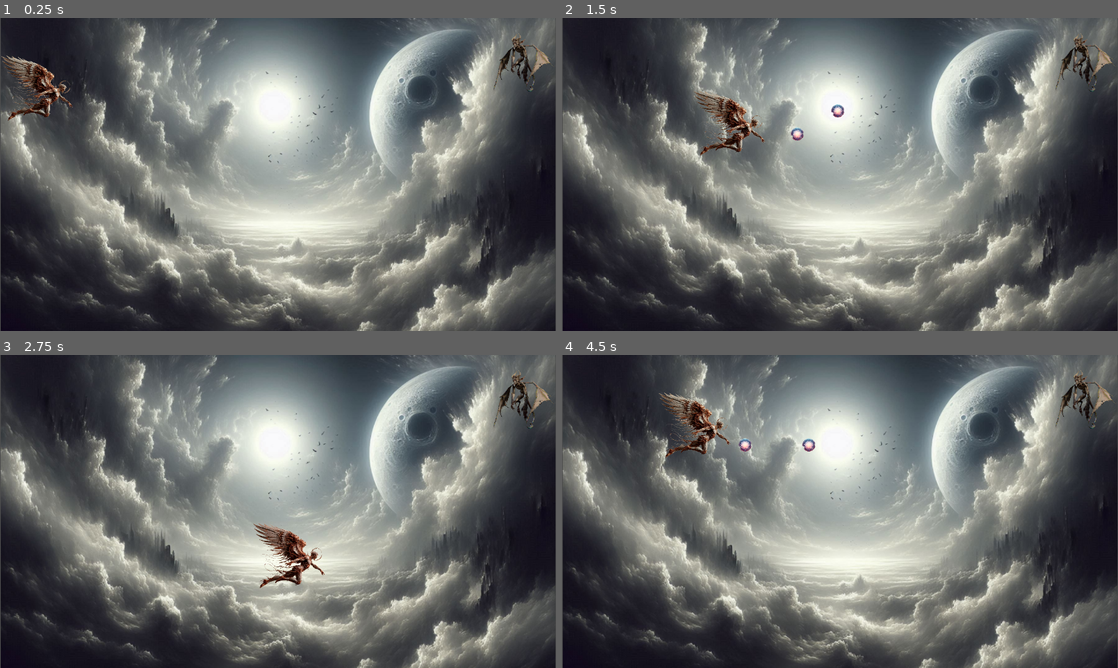
Above: before the commit, frames 1-4 (two rows, left to right).
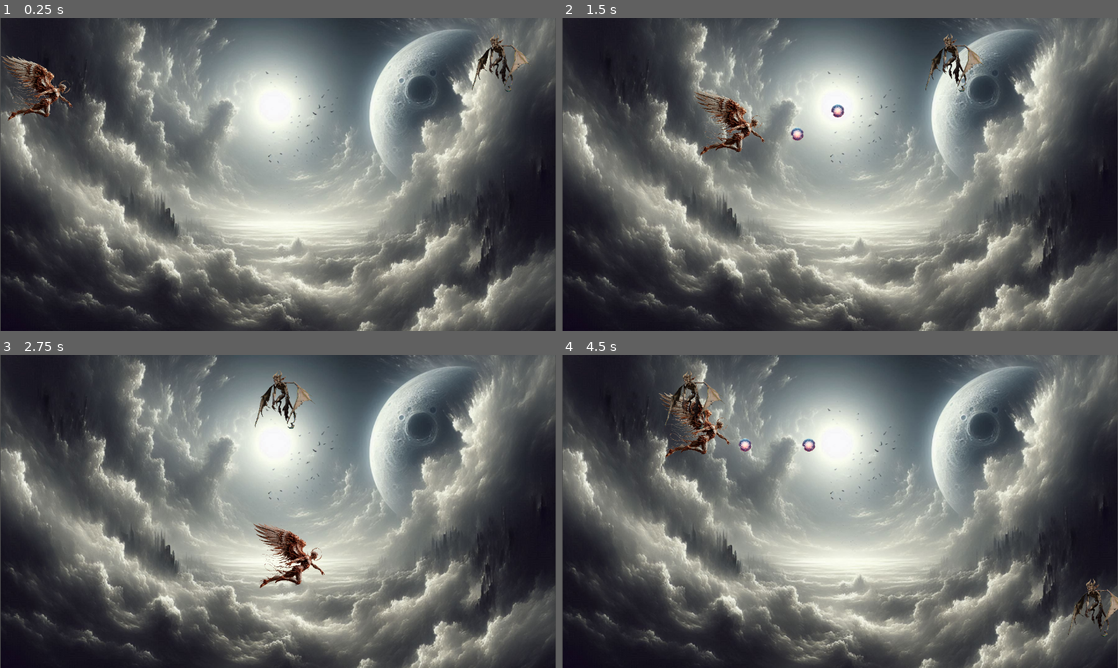
Above: after the commit, the same moments.

Repository: DanielleJeanine/Redemption_Wings
Game: Godot game, scene res://scenes/game.tscn
Two runs of this game, one before a commit and one after it. Both use one fixed random seed, a clock stepped at 60 frames per second and the inputs below.
Inputs:
- Up to frame 1 (0.25 s): no input
- Up to frame 2 (1.5 s): hold D (mv_right) 0.53-1.28 s; hold Q (at_basic) 0.53-1.28 s; hold S (mv_down) from 1.28 s (still down); tap Q (at_basic) at 1.35 s
- Up to frame 3 (2.75 s): release S (mv_down) at 2.03 s; hold D (mv_right) from 2.03 s (still down); hold Q (at_basic) from 2.03 s (still down)
- Up to frame 4 (4.5 s): release D (mv_right) at 2.78 s; release Q (at_basic) at 2.78 s; hold W (mv_up) 2.78-3.53 s; tap Q (at_basic) at 2.85, 4.35 s; hold Q (at_basic) 3.53-4.28 s; hold A (mv_left) from 3.53 s (still down)

The runs differ from the first frame. In frame 1, 0.9% of the frame differs, in the area x 84-100%, y 4-24%; in frame 2, 1.0%; in frame 3, 1.0%; in frame 4, 1.4%, in the area x 18-100%, y 4-90%.

Commit message:
adicionado inimigo e seu movimento

Diff:
--- a/redemption_wings-main/scenes/game.tscn
+++ b/redemption_wings-main/scenes/game.tscn
@@ -1,9 +1,13 @@
-[gd_scene load_steps=5 format=3 uid="uid://ccn051pu6kw77"]
+[gd_scene load_steps=7 format=3 uid="uid://ccn051pu6kw77"]
 
 [ext_resource type="Script" uid="uid://dleyxr0nh056c" path="res://scenes/game.gd" id="1_lnu2h"]
 [ext_resource type="Texture2D" uid="uid://cxiu6avrsp68p" path="res://assets/OIG4.webp" id="1_uwrxv"]
 [ext_resource type="PackedScene" uid="uid://45t4x4s8w8m4" path="res://scenes/c_archangel.tscn" id="2_yqjtg"]
+[ext_resource type="Script" uid="uid://c5q0ab2av07xy" path="res://scenes/inimigo-movimento.gd" id="4_iywne"]
 [ext_resource type="Texture2D" uid="uid://drj28jerd8kg4" path="res://assets/Vengeful_Imp_Model.png" id="4_lbhrr"]
+
+[sub_resource type="RectangleShape2D" id="RectangleShape2D_iywne"]
+size = Vector2(238.458, 302.906)
 
 [node name="Game" type="Node2D"]
 script = ExtResource("1_lnu2h")
@@ -24,7 +28,15 @@
 color = Color(1, 0.784314, 0.117647, 1)
 energy = 0.0
 
-[node name="VengefulImpModel" type="Sprite2D" parent="."]
+[node name="Enemy" type="CharacterBody2D" parent="."]
 position = Vector2(1205, 105)
 scale = Vector2(0.310327, 0.310327)
+script = ExtResource("4_iywne")
+
+[node name="VengefulImpModel" type="Sprite2D" parent="Enemy"]
 texture = ExtResource("4_lbhrr")
+
+[node name="CollisionShape2D" type="CollisionShape2D" parent="Enemy"]
+position = Vector2(-19.334, -38.6689)
+shape = SubResource("RectangleShape2D_iywne")
+disabled = true
--- /dev/null
+++ b/redemption_wings-main/scenes/inimigo-movimento.gd
@@ -0,0 +1,51 @@
+extends CharacterBody2D
+
+@export var speed := 200
+@export var spawn_y_margin_top := 0.9  # 90% da tela
+@export var spawn_y_margin_bottom := 0.1  # 10% da tela
+@export var despawn_margin := 50.0  # Margem para destruir o inimigo
+@export var spawn_interval := 4.0
+
+var spawn_timer := 0.0
+
+func _ready():
+	# Posiciona o inimigo aleatoriamente no lado direito
+	calcular_posicao_spawn()
+	# Inicia o timer para o próximo spawn
+	spawn_timer = spawn_interval
+
+func _physics_process(delta):
+	# Move para a esquerda
+	velocity = Vector2.LEFT * speed
+	move_and_slide()
+
+	# Verifica se saiu da tela pela esquerda
+	if out_screen():
+		queue_free()
+
+	# Lógica do timer de spawn
+	spawn_timer -= delta
+	if spawn_timer <= 0:
+		spawn_novo_inimigo()
+		spawn_timer = spawn_interval
+
+func spawn_novo_inimigo():
+	var novo_inimigo = duplicate()
+	get_parent().add_child(novo_inimigo)
+	novo_inimigo.position = calcular_posicao_spawn()
+
+func calcular_posicao_spawn() -> Vector2:
+	var viewport = get_viewport()
+	var viewport_size = viewport.get_visible_rect().size
+	return Vector2(
+		viewport_size.x + despawn_margin,
+		randf_range(viewport_size.y * spawn_y_margin_bottom, viewport_size.y * spawn_y_margin_top)
+	)
+
+func out_screen() -> bool:
+	var viewport_rect = get_viewport_rect()
+	# Considera o tamanho do inimigo (usando o tamanho do retângulo de colisão)
+	var extents = $CollisionShape2D.shape.extents if has_node("CollisionShape2D") else Vector2.ZERO
+
+	# Verifica se saiu completamente pela esquerda
+	return global_position.x + extents.x < -despawn_margin
Not shown, added: redemption_wings-main/scenes/inimigo-movimento.gd.uid
